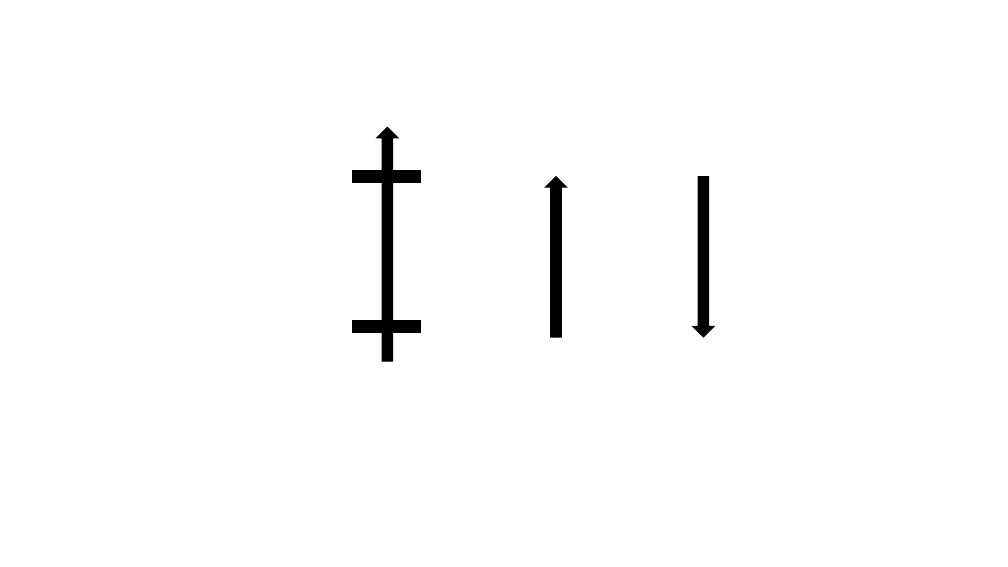
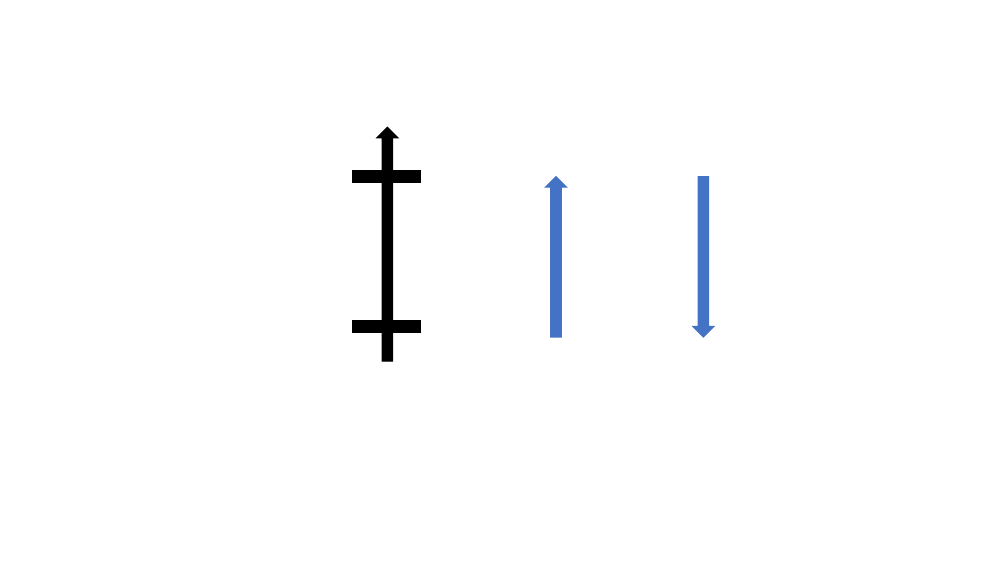
Before and after one commit to dan-kagi/chem-wrap-up, a slide deck: slide 1 of thermochemistry/public/images/arrows.pptx. Drawn at 1008x567 pixels with LibreOffice and Linux fonts; fonts in the diff are those of the drawing. Boxes give left, top, right and bottom in pixels: in the first picture for what was removed or moved away, otherwise in the second. Text is boxed around its words. In the diff, an @@ line names an element or a change of style, - is before the commit and + after.

```diff
--- a/thermochemistry/public/images/arrows.pptx
+++ b/thermochemistry/public/images/arrows.pptx
@@ right arrow at [545, 177, 566, 337]: fill #000000 to #4472C4; outline #000000 1 pt to #4472C4 1 pt @@
@@ right arrow at [693, 177, 714, 337]: fill #000000 to #4472C4; outline #000000 1 pt to #4472C4 1 pt @@
```
Also in this commit, not shown: 6 other files.
